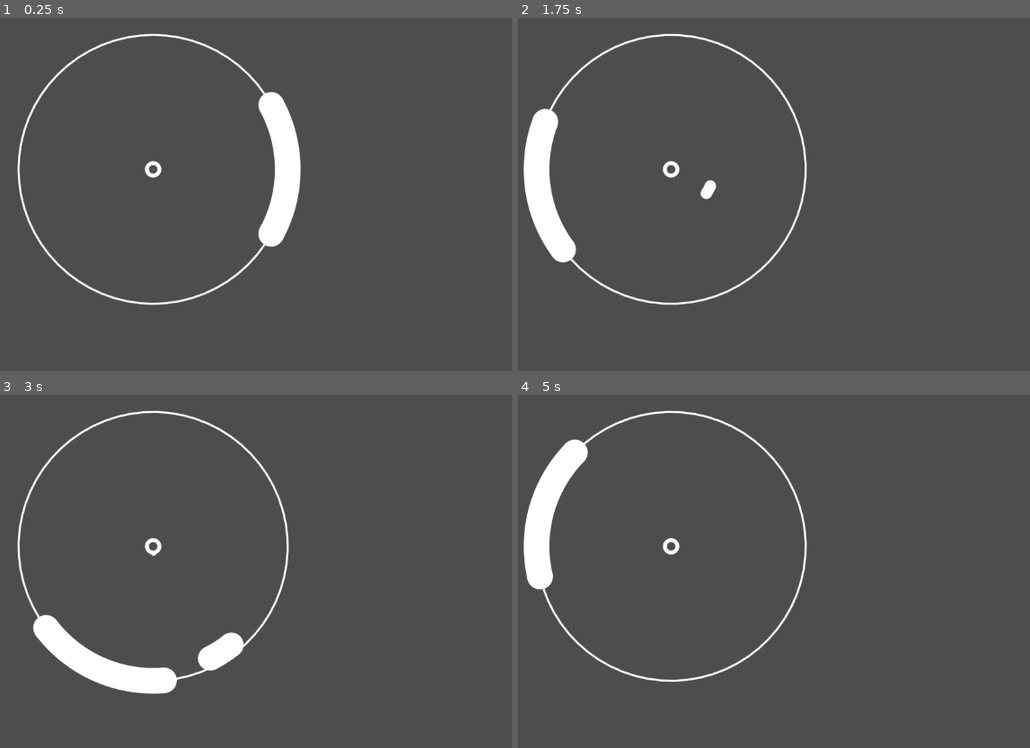
Above: before the commit, frames 1-4 (two rows, left to right).
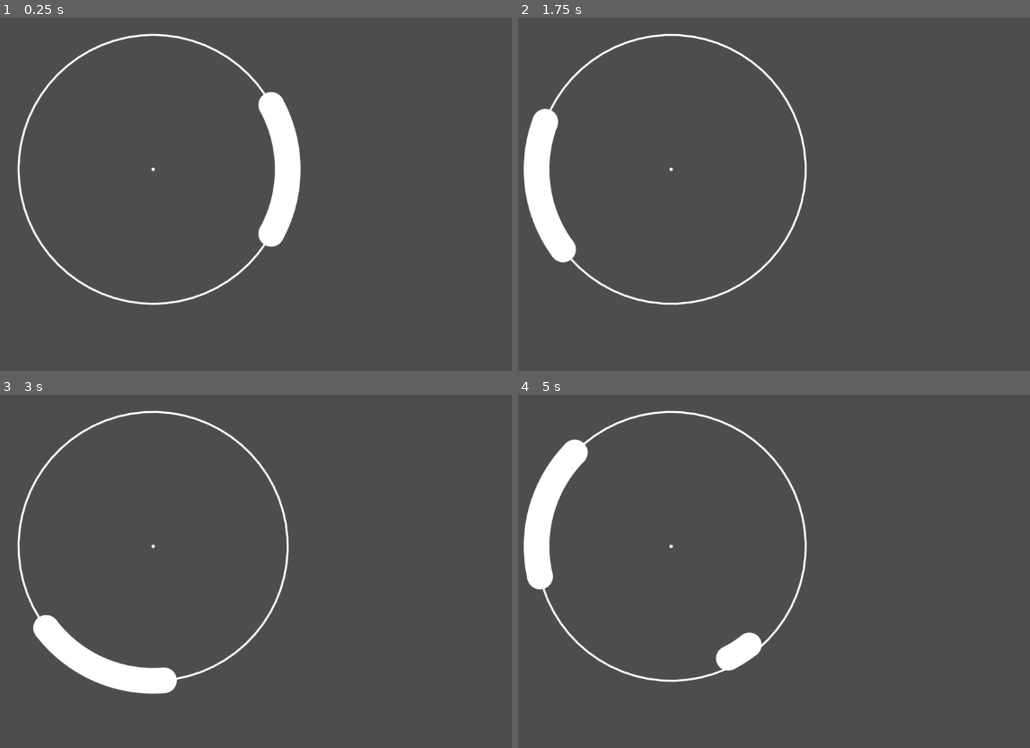
Above: after the commit, the same moments.

Repository: mougeee/marvelous-x
Game: Godot game, scene res://playing_scene.tscn
Two runs of this game, one before a commit and one after it. Both use one fixed random seed, a clock stepped at 60 frames per second and the inputs below. The project has no main scene, so this scene is started directly.
Inputs (mouse positions are in pixels of both pictures, inside the frame that each line leads up to):
- Up to frame 1 (0.25 s): no input
- Up to frame 2 (1.75 s): tap Enter at 0.5 s; move the mouse to (830, 148) at 0.52 s; move the mouse to (528, 190) at 1.27 s
- Up to frame 3 (3 s): move the mouse to (225, 458) at 2.02 s; move the mouse to (117, 627) at 2.77 s
- Up to frame 4 (5 s): move the mouse to (886, 606) at 3.52 s; move the mouse to (outside the picture) at 4.27 s

The runs differ from the first frame. In frame 1, 0.1% of the frame differs, in the area x 28-32%, y 40-46%; in frame 2, 0.2%; in frame 3, 0.7%, in the area x 28-48%, y 40-79%; in frame 4, 0.7%.

Commit message:
summon approach note with approach timing

Diff:
--- a/approach_note.gd
+++ b/approach_note.gd
@@ -6,6 +6,7 @@
 var process = 0.0
 var frame_radius
 @export var color = Color.WHITE
+@export var speed = 1.0
 
 
 # Called when the node enters the scene tree for the first time.
@@ -18,7 +19,7 @@
 
 # Called every frame. 'delta' is the elapsed time since the previous frame.
 func _process(delta: float) -> void:
-	process += 1 * delta
+	process += speed * delta
 
 	width = pow(process, 3) * 20
 	radius = frame_radius * pow(process, 4)
--- a/note_frame.gd
+++ b/note_frame.gd
@@ -5,15 +5,20 @@
 var width = 20
 
 
-# Called when the node enters the scene tree for the first time.
-func _ready() -> void:
+func resize():
 	radius = get_window().size.y / 3
 	queue_redraw()
 
 	position = get_window().size / 2
 
+
+# Called when the node enters the scene tree for the first time.
+func _ready() -> void:
+	resize()
+
+	get_tree().get_root().size_changed.connect(resize)
+
 	#Input.set_mouse_mode(Input.MOUSE_MODE_HIDDEN)
-
 
 
 # Called every frame. 'delta' is the elapsed time since the previous frame.
@@ -32,7 +37,7 @@
 	draw_circle(Vector2.ZERO, radius, Color.WHITE, false, 2, true)
 
 	# center
-	draw_circle(Vector2.ZERO, 10, Color.WHITE, false, 5, true)
+	draw_circle(Vector2.ZERO, 2, Color.WHITE, true, -1, true)
 
 	# frame cursor
 	draw_arc(
--- a/playing_scene.gd
+++ b/playing_scene.gd
@@ -8,13 +8,13 @@
 	pass
 
 
-# [time, angle, coverage]
+# [time, angle, coverage, speed]
 var notes = [
-	[0.0, 1.0, 0.2],
-	[1.0, 0.5, 0.2],
-	[2.0, 1.0, 0.2],
-	[2.5, 1.5, 0.2],
-	[3.0, 2.0, 0.2]
+	[5.0, 1.0, 0.2, 1.0],
+	[6.0, 0.5, 0.2, 1.2],
+	[7.0, 1.0, 0.2, 1.4],
+	[7.5, 1.5, 0.2, 2.6],
+	[8.0, 2.0, 0.2, 1.2]
 ]
 var next_index = 0
 var time = 0
@@ -24,12 +24,17 @@
 func _process(delta: float) -> void:
 	time += delta
 
-	if next_index < notes.size() and notes[next_index][0] < time:
+	while next_index < notes.size() and notes[next_index][0] - 1.0/notes[next_index][3] < time:
 		var note = notes[next_index]
 
 		var approach_note = ApproachNote.instantiate()
 		approach_note.rotation = note[1]
 		approach_note.coverage = note[2]
+		approach_note.speed = note[3]
 		add_child(approach_note)
 
 		next_index += 1
+
+	if time > 10.0:
+		time = 0.0
+		next_index = 0
--- a/project.godot
+++ b/project.godot
@@ -13,7 +13,3 @@
 config/name="mougee"
 config/features=PackedStringArray("4.3", "Forward Plus")
 config/icon="res://icon.svg"
-
-[display]
-
-window/size/mode=3
